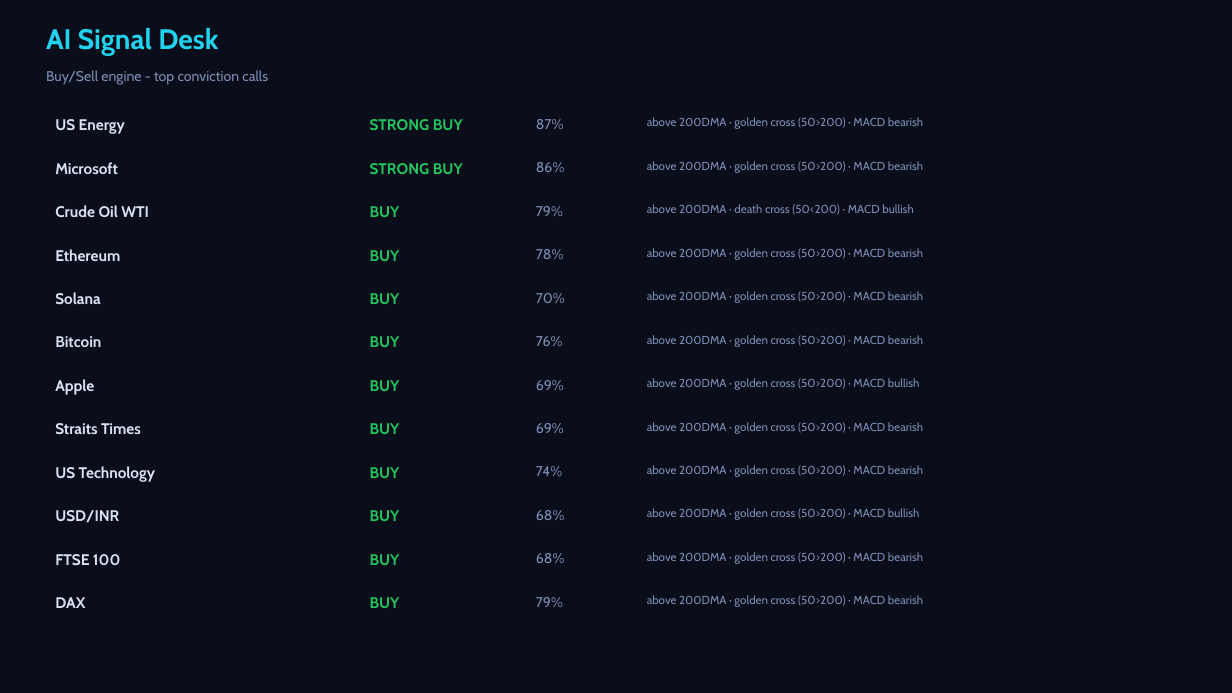
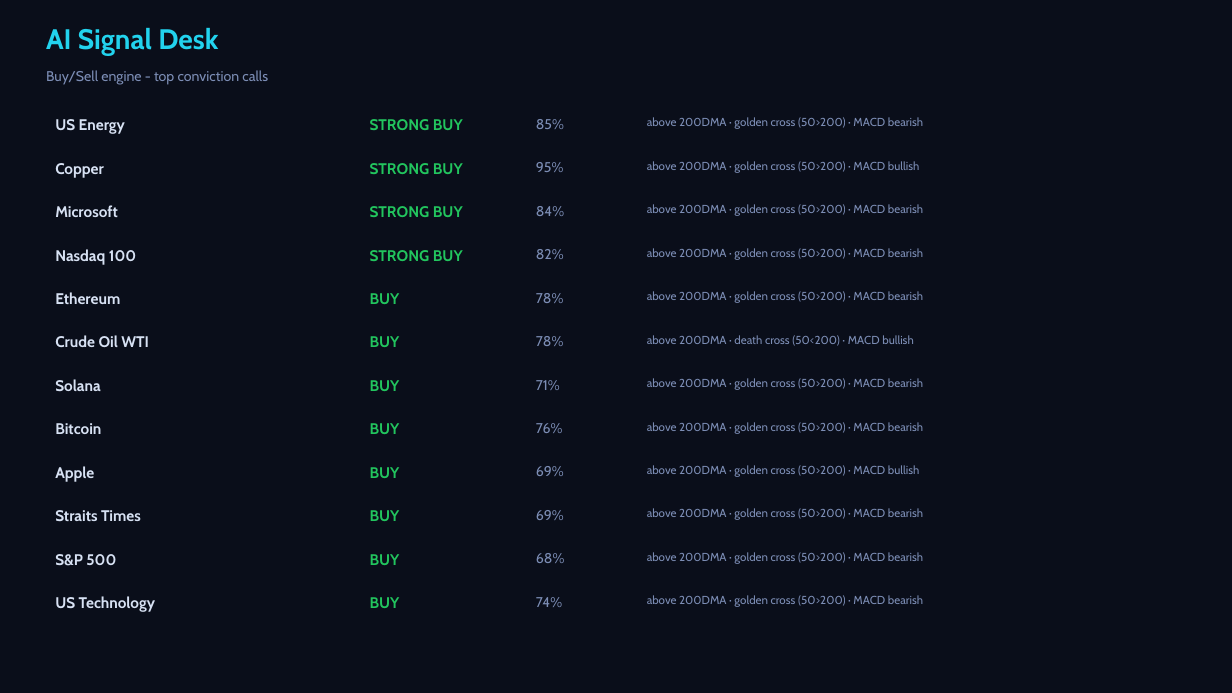
Before and after one commit to Pravkum23/pmr-terminal, a slide deck: slide 4 of docs/pmr_daily.pptx. Drawn at 1232x693 pixels with LibreOffice and Linux fonts; fonts in the diff are those of the drawing. Boxes give left, top, right and bottom in pixels: in the first picture for what was removed or moved away, otherwise in the second. Text is boxed around its words. In the diff, an @@ line names an element or a change of style, - is before the commit and + after.

```diff
--- a/docs/pmr_daily.pptx
+++ b/docs/pmr_daily.pptx
@@ text at (x1=536, y1=119, x2=564, y2=129): text changed @@
-87%
+85%
@@ text added at (x1=55, y1=163, x2=104, y2=178), 12 pt, text #D7E1F3, bold @@
+Copper
@@ text at (x1=536, y1=162, x2=564, y2=172): text changed @@
-86%
+95%
@@ text at (x1=647, y1=161, x2=919, y2=173): text changed @@
-above 200DMA · golden cross (50>200) · MACD bearish
+above 200DMA · golden cross (50>200) · MACD bullish
@@ text at (x1=370, y1=206, x2=463, y2=217): text changed @@
-BUY
+STRONG BUY
@@ text at (x1=536, y1=206, x2=564, y2=216): text changed @@
-79%
+84%
@@ text at (x1=647, y1=204, x2=923, y2=216): text changed @@
-above 200DMA · death cross (50<200) · MACD bullish
+above 200DMA · golden cross (50>200) · MACD bearish
@@ text added at (x1=55, y1=249, x2=136, y2=265), 12 pt, text #D7E1F3, bold @@
+Nasdaq 100
@@ text at (x1=370, y1=250, x2=463, y2=261): text changed @@
-BUY
+STRONG BUY
@@ text added at (x1=536, y1=249, x2=564, y2=259), 11 pt, text #7C8DB5 @@
+82%
@@ 4 texts moved together from (x1=55, y1=162, x2=564, y2=433) to (x1=55, y1=205, x2=564, y2=476) @@
@@ text removed at (x1=536, y1=293, x2=565, y2=303) @@
-70%
@@ text "Crude Oil WTI" moved from (x1=55, y1=205, x2=149, y2=217) to (x1=55, y1=335, x2=149, y2=347) @@
@@ text at (x1=647, y1=335, x2=913, y2=346): text changed @@
-above 200DMA · golden cross (50>200) · MACD bearish
+above 200DMA · death cross (50<200) · MACD bullish
@@ text at (x1=536, y1=380, x2=560, y2=390): text changed @@
-69%
+71%
@@ text at (x1=647, y1=378, x2=923, y2=390): text changed @@
-above 200DMA · golden cross (50>200) · MACD bullish
+above 200DMA · golden cross (50>200) · MACD bearish
@@ 5 texts moved together from (x1=55, y1=292, x2=563, y2=434) to (x1=55, y1=379, x2=563, y2=521) @@
@@ text removed at (x1=55, y1=466, x2=155, y2=482) @@
-US Technology
@@ text removed at (x1=536, y1=466, x2=562, y2=476) @@
-74%
@@ text at (x1=647, y1=465, x2=919, y2=477): text changed @@
-above 200DMA · golden cross (50>200) · MACD bearish
+above 200DMA · golden cross (50>200) · MACD bullish
@@ text at (x1=647, y1=508, x2=923, y2=520): text changed @@
-above 200DMA · golden cross (50>200) · MACD bullish
+above 200DMA · golden cross (50>200) · MACD bearish
@@ text removed at (x1=55, y1=510, x2=119, y2=523) @@
-USD/INR
@@ text at (x1=536, y1=510, x2=564, y2=520): text changed @@
-68%
+69%
@@ text at (x1=55, y1=554, x2=116, y2=566): text changed @@
-FTSE 100
+S&P 500
@@ text at (x1=55, y1=596, x2=155, y2=612): text changed @@
-DAX
+US Technology
@@ text at (x1=536, y1=597, x2=562, y2=607): text changed @@
-79%
+74%
```
Also in this commit, not shown: 3 other slides changed, 3 other files.
